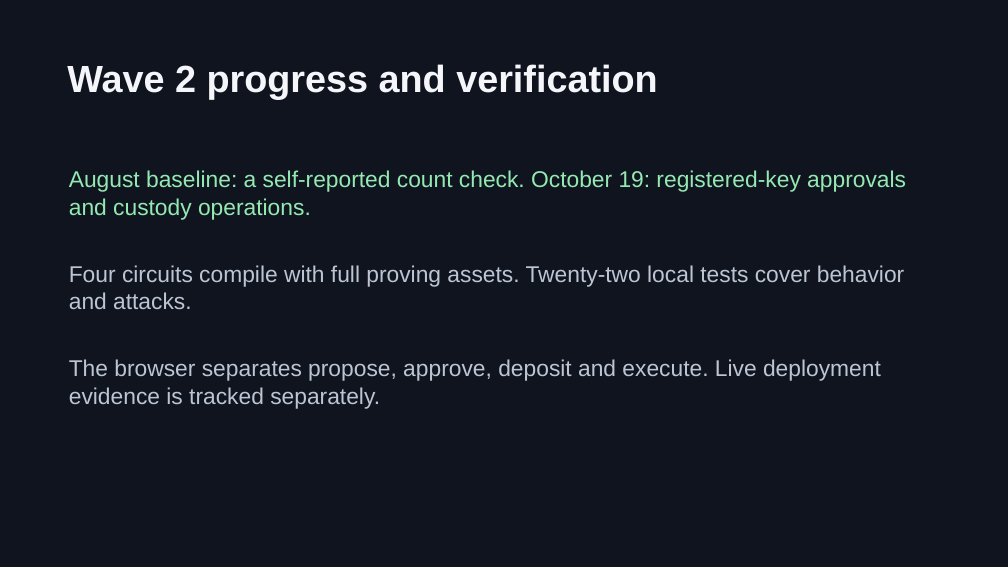
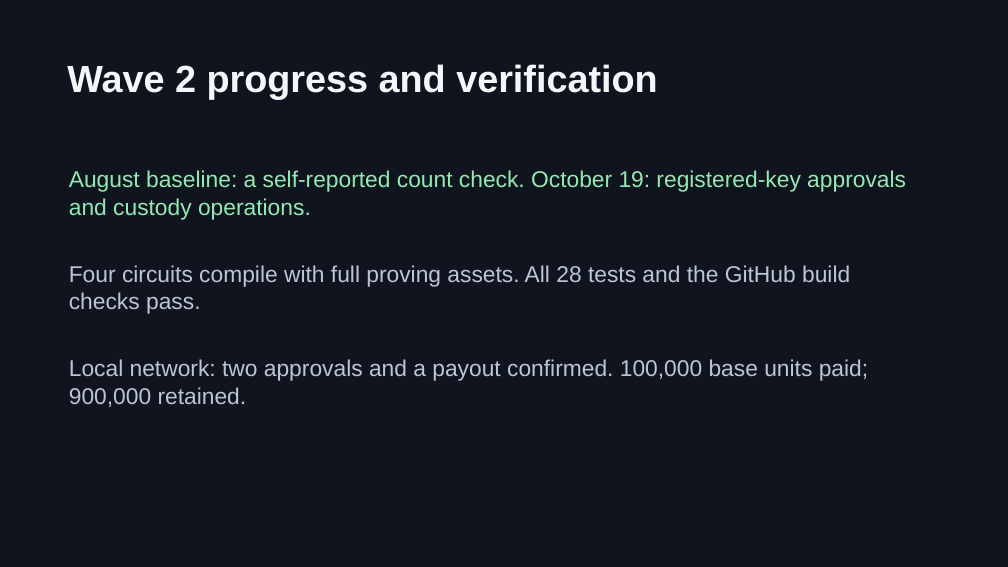
Before and after one commit to Hexdee/nightsafe, a slide deck: slide 6 of docs/submission/NightSafe-Wave2-Pitch.pptx. Drawn at 1008x567 pixels with LibreOffice and Linux fonts; fonts in the diff are those of the drawing. Boxes give left, top, right and bottom in pixels: in the first picture for what was removed or moved away, otherwise in the second. Text is boxed around its words. In the diff, an @@ line names an element or a change of style, - is before the commit and + after.

Commit message:
feat: publish verified payout evidence and resume cold wallet sync

```diff
--- a/docs/submission/NightSafe-Wave2-Pitch.pptx
+++ b/docs/submission/NightSafe-Wave2-Pitch.pptx
@@ text at bbox=[69, 265, 850, 314]: text changed @@
-Four circuits compile with full proving assets. Twenty-two local tests cover behavior and attacks.
+Four circuits compile with full proving assets. All 28 tests and the GitHub build checks pass.
@@ text at bbox=[69, 359, 868, 407]: text changed @@
-The browser separates propose, approve, deposit and execute. Live deployment evidence is tracked separately.
+Local network: two approvals and a payout confirmed. 100,000 base units paid; 900,000 retained.
```
Also in this commit, not shown: 9 other files.
